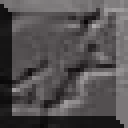
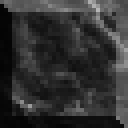
Comparing the layer stacks of the two 128×128 images. Changes:
painted on "Background" over [0, 0, 128, 128]
